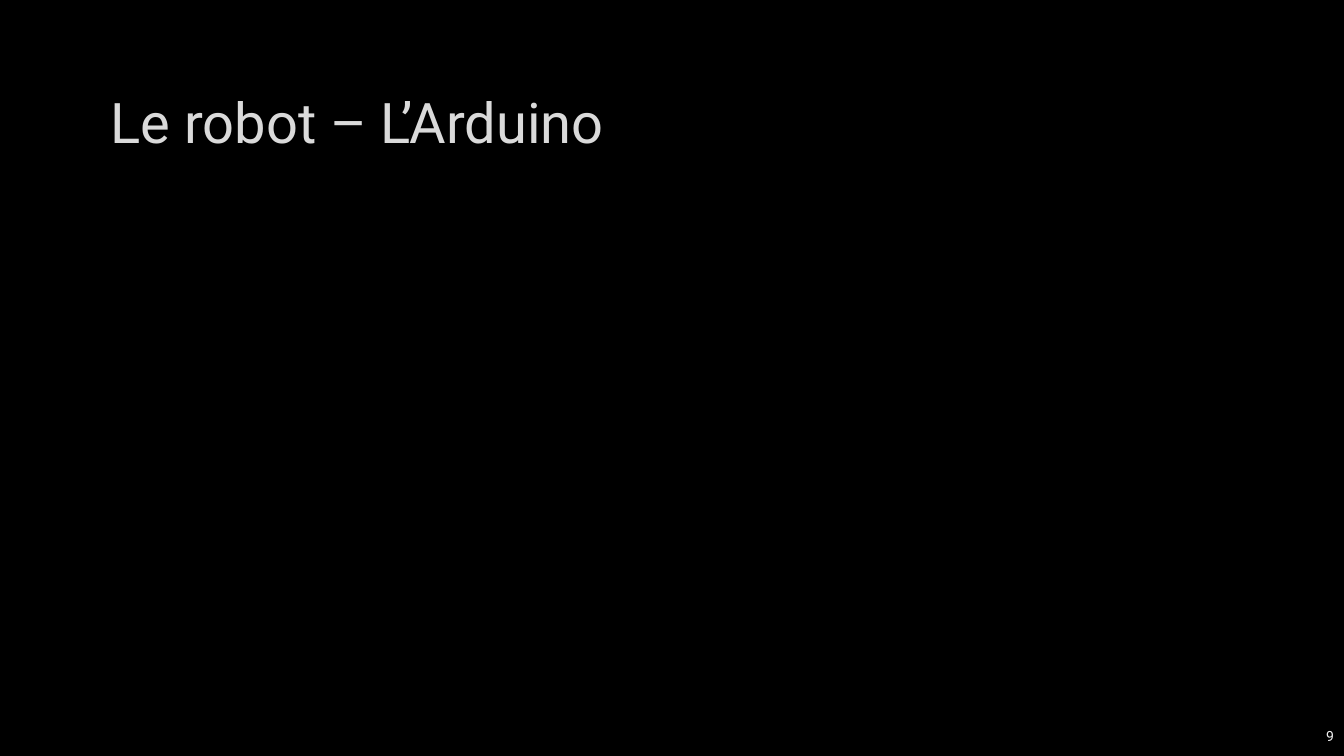
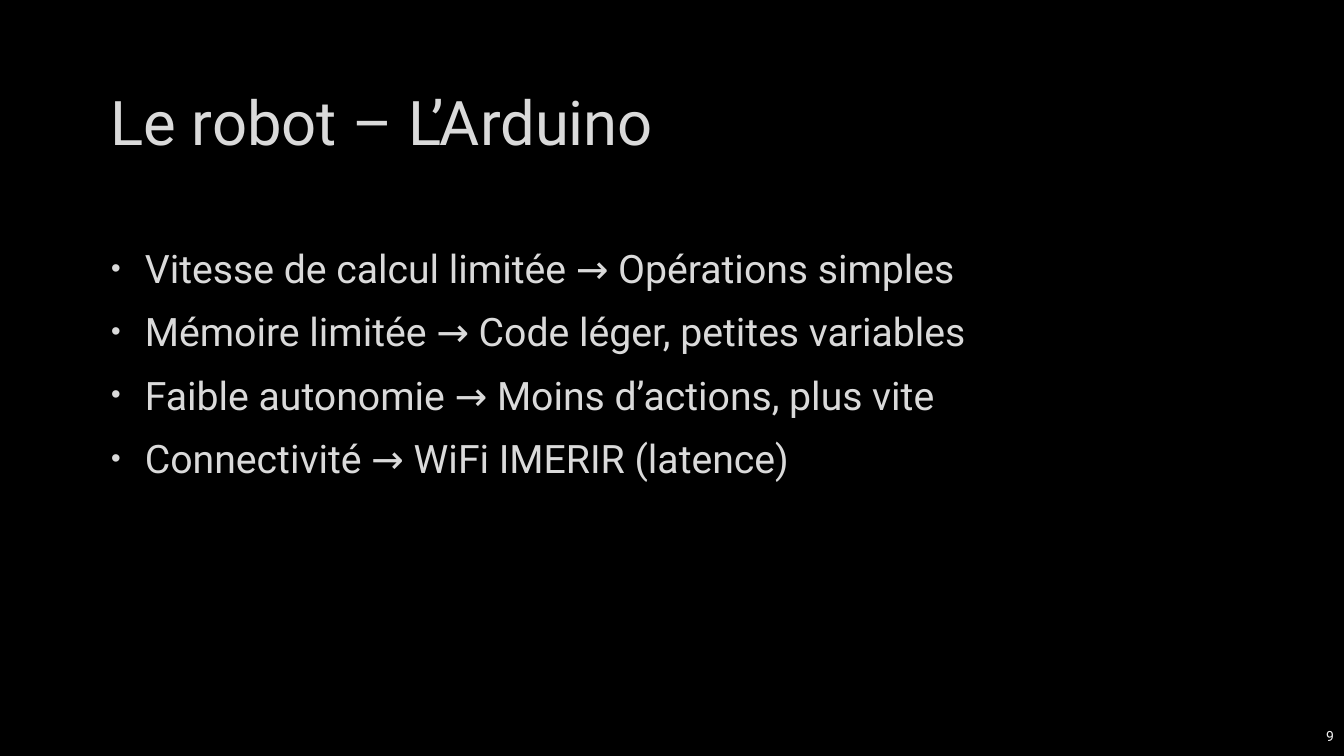
Before and after one commit to CyrilPy/BadMonkey, a slide deck: slide 9 of Gestion projet/Projet intégration robotique – IMERIR.pptx. Drawn at 1344x756 pixels with LibreOffice and Linux fonts; fonts in the diff are those of the drawing; background and template pictures are left out. Boxes give left, top, right and bottom in pixels: in the first picture for what was removed or moved away, otherwise in the second. Text is boxed around its words. In the diff, an @@ line names an element or a change of style, - is before the commit and + after.

```diff
--- a/Gestion projet/Projet intégration robotique – IMERIR.pptx
+++ b/Gestion projet/Projet intégration robotique – IMERIR.pptx
@@ title "Le robot – L’Arduino" at <box>111,98,653,146</box>: size 40 to 44 pt @@
@@ text added at <box>145,253,966,482</box>, 28 pt, text #DADADA @@
+• Vitesse de calcul limitée → Opérations simples
+• Mémoire limitée → Code léger, petites variables
+• Faible autonomie → Moins d’actions, plus vite
+• Connectivité → WiFi IMERIR (latence)
```
Also in this commit, not shown: 3 other slides changed, 1 slide added, 1 slide removed.
